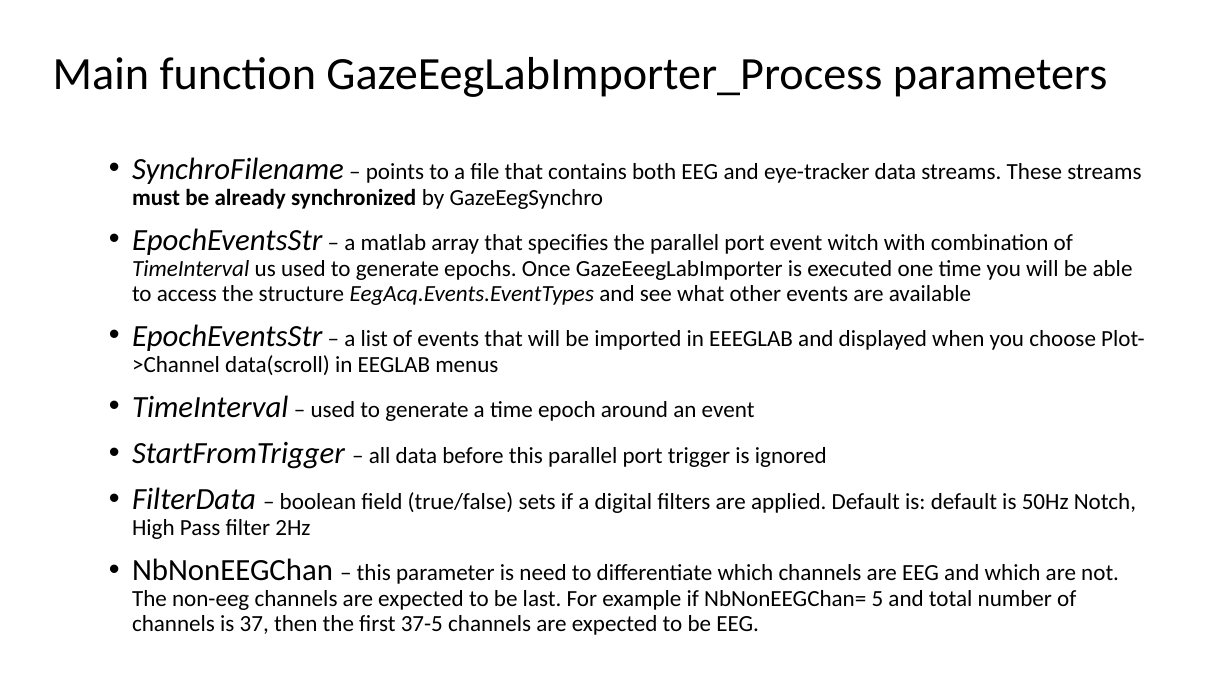
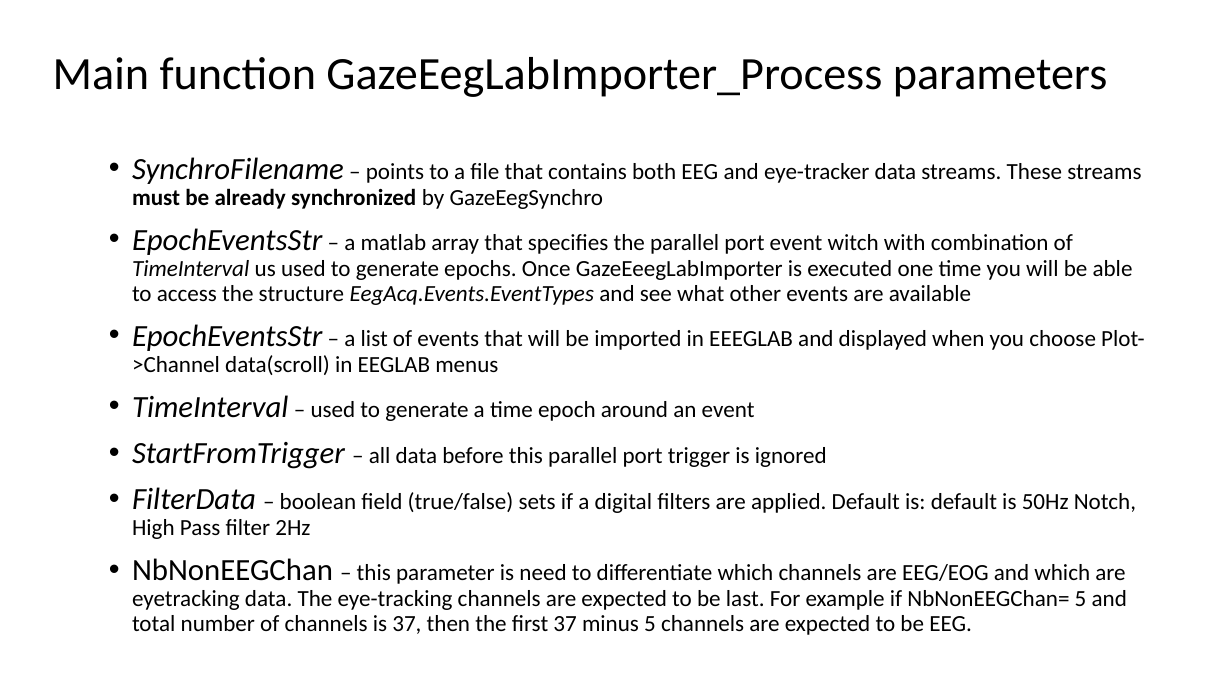
Before and after one commit to sssandyad/adastra, a slide deck: slide 5 of src_matlab/GazeEegLabImporter/docs/GazeEegLabImporter.pptx. Drawn at 1232x693 pixels with LibreOffice and Linux fonts; fonts in the diff are those of the drawing. Boxes give left, top, right and bottom in pixels: in the first picture for what was removed or moved away, otherwise in the second. Text is boxed around its words. In the diff, an @@ line names an element or a change of style, - is before the commit and + after.

```diff
--- a/src_matlab/GazeEegLabImporter/docs/GazeEegLabImporter.pptx
+++ b/src_matlab/GazeEegLabImporter/docs/GazeEegLabImporter.pptx
@@ text at (x1=132, y1=558, x2=1127, y2=635): text changed @@
-• NbNonEEGChan – this parameter is need to differentiate which channels are EEG and which are not. The non-eeg channels are expected to be last. For example if NbNonEEGChan= 5 and total number of channels is 37, then the first 37-5 channels are expected to be EEG.
+• NbNonEEGChan – this parameter is need to differentiate which channels are EEG/EOG and which are eyetracking data. The eye-tracking channels are expected to be last. For example if NbNonEEGChan= 5 and total number of channels is 37, then the first 37 minus 5 channels are expected to be EEG.
```
Also in this commit, not shown: 3 other slides changed, 1 other file.
